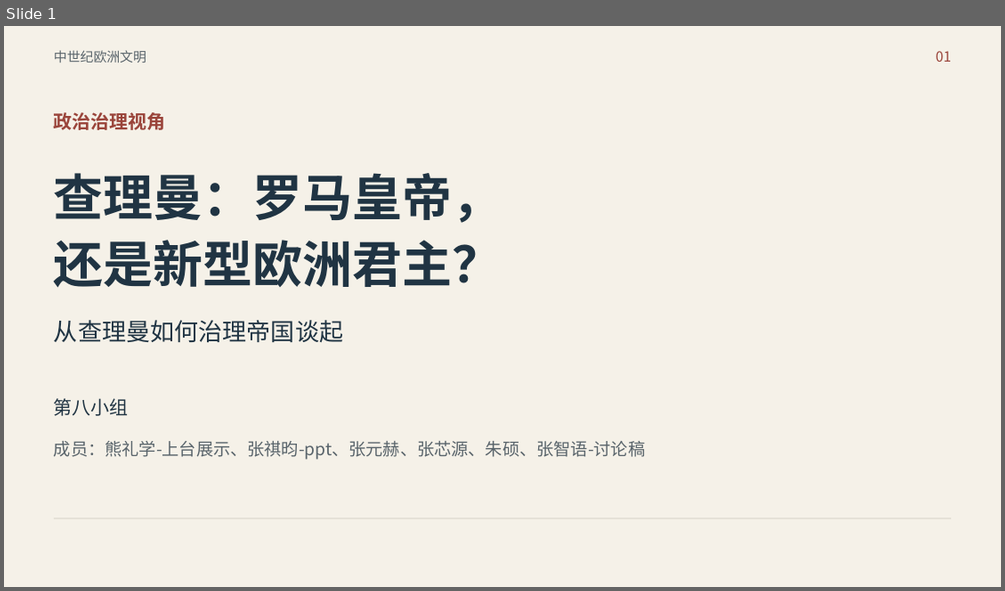
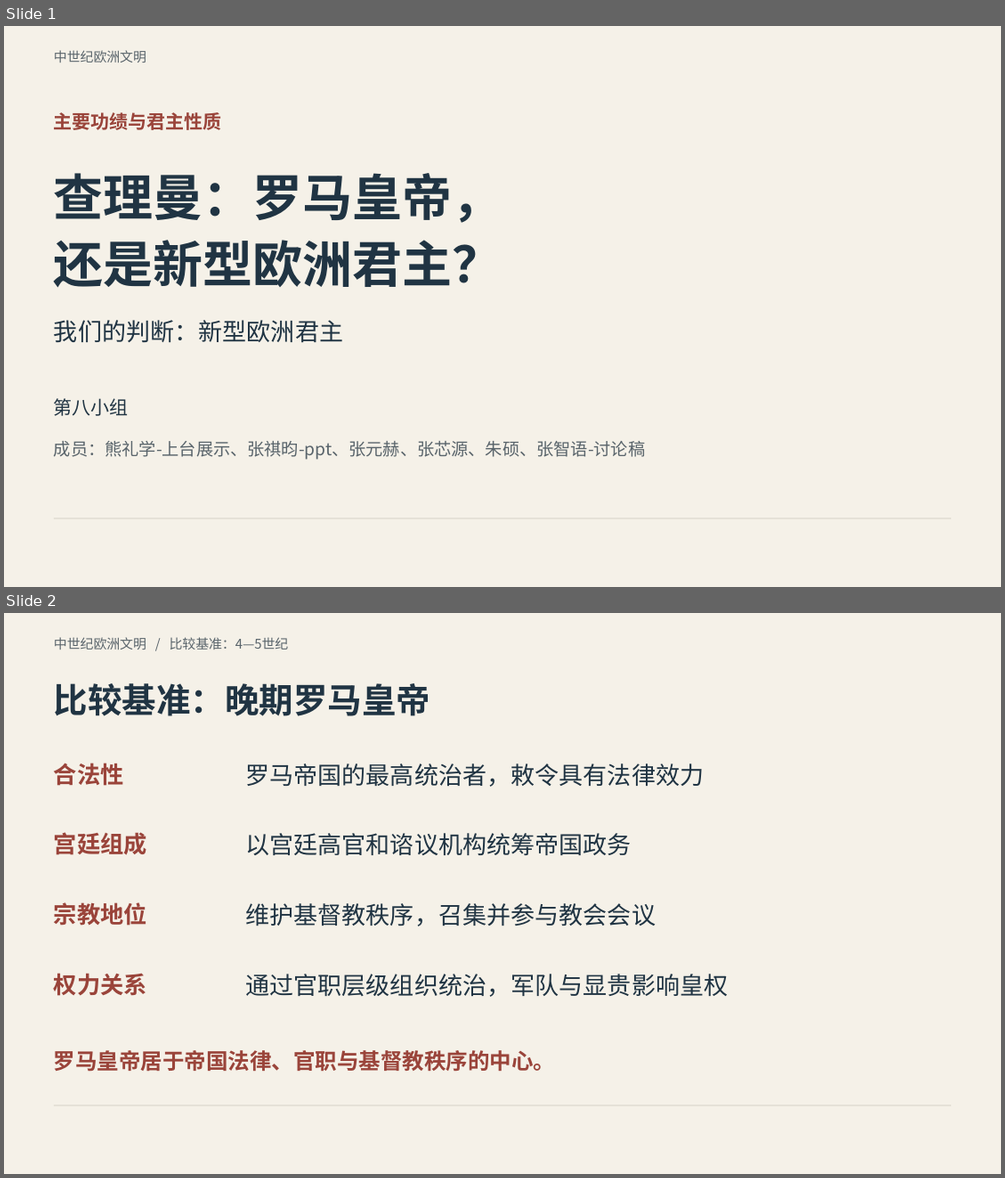
Before and after one commit to mimiqi/FDU-GECC10068-MedievalEuropeanCivilization, a slide deck: 讨论课/交付文件/查理曼_ppt.pptx. Shown one above the other, each under a label of ours: slide 1 before the commit, slides 1 and 2 after it. The pictures are 1005x591 and 1005x1178 pixels, drawn with LibreOffice and Linux fonts; fonts in the diff are those of the drawing. Boxes give left, top, right and bottom in pixels: in the first picture for what was removed or moved away, otherwise in the second. Text is boxed around its words. In the diff, an @@ line names an element or a change of style, - is before the commit and + after.

Commit message:
docs: 明确查理曼君主性质并补充与罗马皇帝的四维比较

```diff
--- a/讨论课/交付文件/查理曼_ppt.pptx
+++ b/讨论课/交付文件/查理曼_ppt.pptx
@@ slide 2 added at <box>4,613,1001,1174</box>, background #F5F1E8 @@
@@ text added at <box>54,637,289,649</box>, 12.8 pt, text #59646B @@
+中世纪欧洲文明 / 比较基准：4—5世纪
@@ text added at <box>54,683,430,716</box>, 33 pt, text #203443, bold @@
+比较基准：晚期罗马皇帝
@@ text added at <box>54,763,124,786</box>, 22.5 pt, text #9A443A, bold @@
+合法性
@@ text added at <box>245,763,704,787</box>, 23.2 pt, text #203443 @@
+罗马帝国的最高统治者，敕令具有法律效力
@@ text added at <box>54,832,147,855</box>, 22.5 pt, text #9A443A, bold @@
+宫廷组成
@@ text added at <box>245,833,631,855</box>, 23.2 pt, text #203443 @@
+以宫廷高官和谘议机构统筹帝国政务
@@ text added at <box>54,902,147,925</box>, 22.5 pt, text #9A443A, bold @@
+宗教地位
@@ text added at <box>245,903,655,926</box>, 23.2 pt, text #203443 @@
+维护基督教秩序，召集并参与教会会议
@@ text added at <box>54,973,147,996</box>, 22.5 pt, text #9A443A, bold @@
+权力关系
@@ text added at <box>245,973,728,997</box>, 23.2 pt, text #203443 @@
+通过官职层级组织统治，军队与显贵影响皇权
@@ text added at <box>54,1050,556,1070</box>, 21 pt, text #9A443A, bold @@
+罗马皇帝居于帝国法律、官职与基督教秩序的中心。
@@ line added from (54, 1105) to (952, 1105), #C9C4B9 0.75 pt @@
@@ slide 1 changed as well @@
@@ text removed at <box>936,51,951,62</box> @@
-01
@@ text at <box>54,112,222,130</box>: text changed @@
-政治治理视角
+主要功绩与君主性质
@@ text at <box>54,320,343,343</box>: text changed @@
-从查理曼如何治理帝国谈起
+我们的判断：新型欧洲君主
```
Also in this commit, not shown: 7 other slides changed, 2 other slides added, 3 slides removed, 1 other file.
